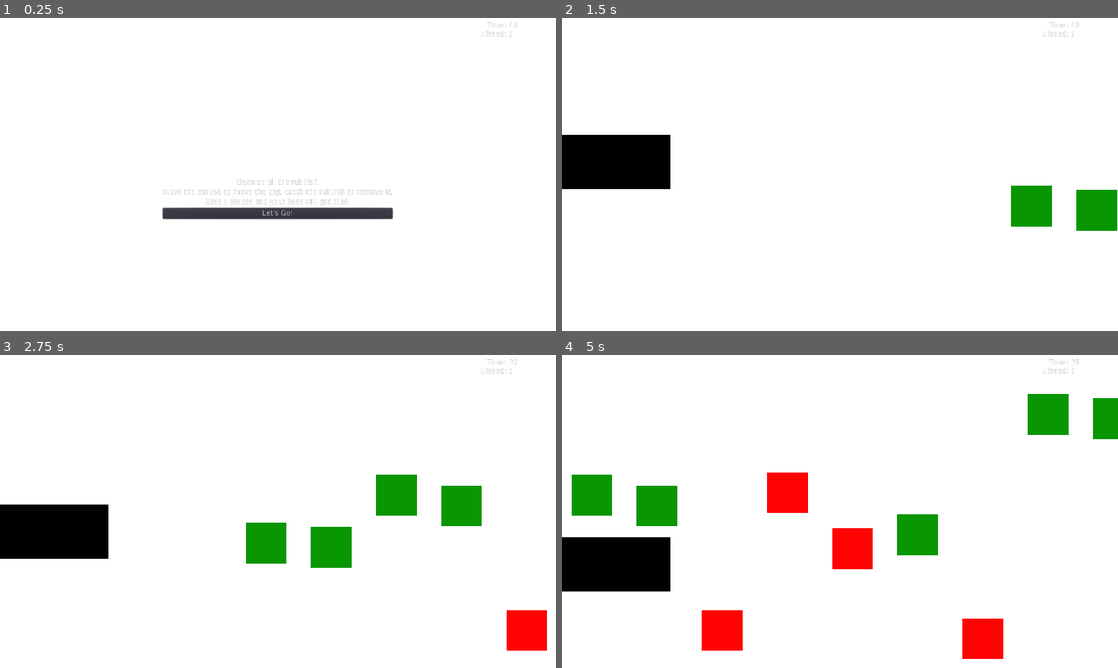
Above: before the commit, frames 1-4 (two rows, left to right).
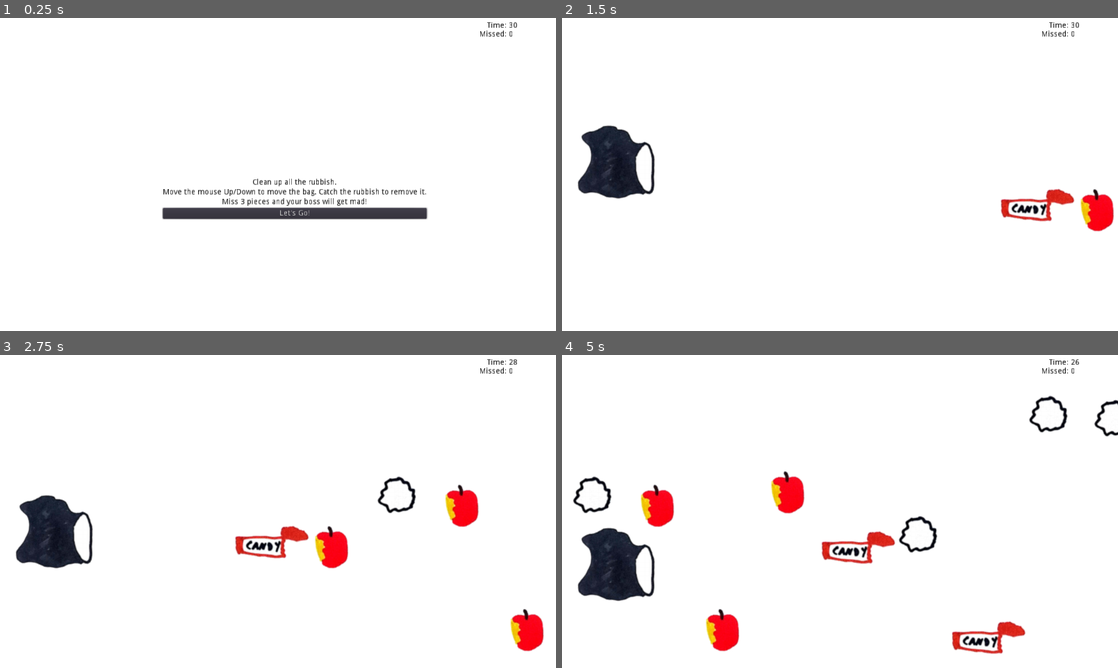
Above: after the commit, the same moments.

Repository: Dvlv/ld43
Game: Godot game, scene res://scenes/rubbish/rubbish.tscn
Two runs of this game, one before a commit and one after it. Both use one fixed random seed, a clock stepped at 60 frames per second and the inputs below. The project has no main scene, so this scene is started directly.
Inputs (mouse positions are in pixels of both pictures, inside the frame that each line leads up to):
- Up to frame 1 (0.25 s): no input
- Up to frame 2 (1.5 s): click "Let's Go!" at 0.5 s; tap Enter (ui_accept) at 1.25 s; move the mouse to (962, 161) at 1.27 s; hold Right (ui_right) from 1.28 s (still down)
- Up to frame 3 (2.75 s): tap Enter (ui_accept) at 1.52, 2.27 s; move the mouse to (166, 533) at 2.02 s; release Right (ui_right) at 2.03 s; hold Down (ui_down) from 2.03 s (still down)
- Up to frame 4 (5 s): move the mouse to (895, 442) at 2.77 s; release Down (ui_down) at 2.78 s; hold Right (ui_right) 2.78-3.53 s; move the mouse to (812, 580) at 3.52 s; hold Up (ui_up) 3.53-4.28 s; tap Enter (ui_accept) at 3.77, 4.52 s; move the mouse to (1006, 564) at 4.27 s; hold Left (ui_left) from 4.28 s (still down)

The runs differ from the first frame. In frame 1, 1.3% of the frame differs, in the area x 29-93%, y 1-65%; in frame 2, 6.1%; in frame 3, 8.6%; in frame 4, 12%, in the area x 0-100%, y 1-98%.

Commit message:
rubbish game has art

Diff:
--- /dev/null
+++ b/scenes/rubbish/rub3.tscn
@@ -0,0 +1,33 @@
+[gd_scene load_steps=4 format=2]
+
+[ext_resource path="res://scripts/RubbishPiece.gd" type="Script" id=1]
+[ext_resource path="res://assets/rubbish/rub3.png" type="Texture" id=2]
+
+[sub_resource type="RectangleShape2D" id=1]
+
+custom_solver_bias = 0.0
+extents = Vector2( 61.3282, 37.2797 )
+
+[node name="rub2" type="Node2D"]
+
+script = ExtResource( 1 )
+
+[node name="Sprite" type="Sprite" parent="." index="0"]
+
+position = Vector2( 11.5384, 1.92307 )
+texture = ExtResource( 2 )
+
+[node name="RubbishArea" type="Area2D" parent="." index="1"]
+
+input_pickable = true
+gravity_vec = Vector2( 0, 1 )
+gravity = 98.0
+linear_damp = 0.1
+angular_damp = 1.0
+audio_bus_override = false
+audio_bus_name = "Master"
+
+[node name="CollisionShape2D" type="CollisionShape2D" parent="RubbishArea" index="0"]
+
+position = Vector2( 6.99298, -0.174824 )
+shape = SubResource( 1 )
--- a/scenes/rubbish/rubbish.tscn
+++ b/scenes/rubbish/rubbish.tscn
@@ -14,7 +14,7 @@
 custom_solver_bias = 0.0
 extents = Vector2( 10, 321.736 )
 
-[node name="Rubbish" type="Node2D"]
+[node name="Rubbish" type="Node2D" index="0"]
 
 script = ExtResource( 1 )
 
@@ -42,10 +42,12 @@
 mouse_default_cursor_shape = 0
 size_flags_horizontal = 1
 size_flags_vertical = 4
+custom_colors/font_color = Color( 0, 0, 0, 1 )
 text = "Time: 30"
 percent_visible = 1.0
 lines_skipped = 0
 max_lines_visible = -1
+_sections_unfolded = [ "custom_colors" ]
 
 [node name="MissLabel" type="Label" parent="CanvasLayer" index="1"]
 
@@ -63,10 +65,12 @@
 mouse_default_cursor_shape = 0
 size_flags_horizontal = 1
 size_flags_vertical = 4
+custom_colors/font_color = Color( 0, 0, 0, 1 )
 text = "Missed: 0"
 percent_visible = 1.0
 lines_skipped = 0
 max_lines_visible = -1
+_sections_unfolded = [ "custom_colors" ]
 
 [node name="Bag" type="Node2D" parent="." index="1"]
 
@@ -92,7 +96,7 @@
 
 [node name="CollisionShape2D" type="CollisionShape2D" parent="Bag/Area2D" index="0"]
 
-position = Vector2( 70.9802, 0.358482 )
+position = Vector2( 43.9802, 6.35848 )
 shape = SubResource( 1 )
 
 [node name="FailArea" type="Area2D" parent="." index="2"]
@@ -165,7 +169,7 @@
 anchor_top = 0.0
 anchor_right = 0.0
 anchor_bottom = 0.0
-margin_right = 423.0
+margin_right = 486.0
 margin_bottom = 14.0
 rect_pivot_offset = Vector2( 0, 0 )
 rect_clip_content = false
@@ -173,11 +177,13 @@
 mouse_default_cursor_shape = 0
 size_flags_horizontal = 1
 size_flags_vertical = 4
+custom_colors/font_color = Color( 0, 0, 0, 1 )
 text = "Clean up all the rubbish."
 align = 1
 percent_visible = 1.0
 lines_skipped = 0
 max_lines_visible = -1
+_sections_unfolded = [ "custom_colors" ]
 
 [node name="Instructions2" type="Label" parent="Instructions/VBoxContainer" index="1"]
 
@@ -186,7 +192,7 @@
 anchor_right = 0.0
 anchor_bottom = 0.0
 margin_top = 18.0
-margin_right = 423.0
+margin_right = 486.0
 margin_bottom = 32.0
 rect_pivot_offset = Vector2( 0, 0 )
 rect_clip_content = false
@@ -194,10 +200,12 @@
 mouse_default_cursor_shape = 0
 size_flags_horizontal = 1
 size_flags_vertical = 4
-text = "Move the mouse to move the bag. Catch the rubbish to remove it."
-percent_visible = 1.0
-lines_skipped = 0
-max_lines_visible = -1
+custom_colors/font_color = Color( 0, 0, 0, 1 )
+text = "Move the mouse Up/Down to move the bag. Catch the rubbish to remove it."
+percent_visible = 1.0
+lines_skipped = 0
+max_lines_visible = -1
+_sections_unfolded = [ "custom_colors" ]
 
 [node name="Instructions3" type="Label" parent="Instructions/VBoxContainer" index="2"]
 
@@ -206,7 +214,7 @@
 anchor_right = 0.0
 anchor_bottom = 0.0
 margin_top = 36.0
-margin_right = 423.0
+margin_right = 486.0
 margin_bottom = 50.0
 rect_pivot_offset = Vector2( 0, 0 )
 rect_clip_content = false
@@ -214,11 +222,13 @@
 mouse_default_cursor_shape = 0
 size_flags_horizontal = 1
 size_flags_vertical = 4
+custom_colors/font_color = Color( 0, 0, 0, 1 )
 text = "Miss 3 pieces and your boss will get mad!"
 align = 1
 percent_visible = 1.0
 lines_skipped = 0
 max_lines_visible = -1
+_sections_unfolded = [ "custom_colors" ]
 
 [node name="Button" type="Button" parent="Instructions/VBoxContainer" index="3"]
 
@@ -227,7 +237,7 @@
 anchor_right = 0.0
 anchor_bottom = 0.0
 margin_top = 54.0
-margin_right = 423.0
+margin_right = 486.0
 margin_bottom = 74.0
 rect_pivot_offset = Vector2( 0, 0 )
 rect_clip_content = false
--- a/scripts/rubbish.gd
+++ b/scripts/rubbish.gd
@@ -6,7 +6,7 @@
 var level_time = 30
 var has_failed = false
 
-var RUBBISH_SCENES = ["rub1.tscn", "rub2.tscn"]
+var RUBBISH_SCENES = ["rub1.tscn", "rub2.tscn", "rub3.tscn"]
 
 onready var TIMELEFT = $CanvasLayer/TimeLabel
 onready var MISSLABEL = $CanvasLayer/MissLabel
Binary file changed: assets/bgs/bg1.png
Binary file changed: assets/rubbish/bag.png
Binary file changed: assets/rubbish/rub1.png
Binary file changed: assets/rubbish/rub2.png
Binary file added: assets/rubbish/rub3.png
Not shown, added: assets/rubbish/rub3.png.import
